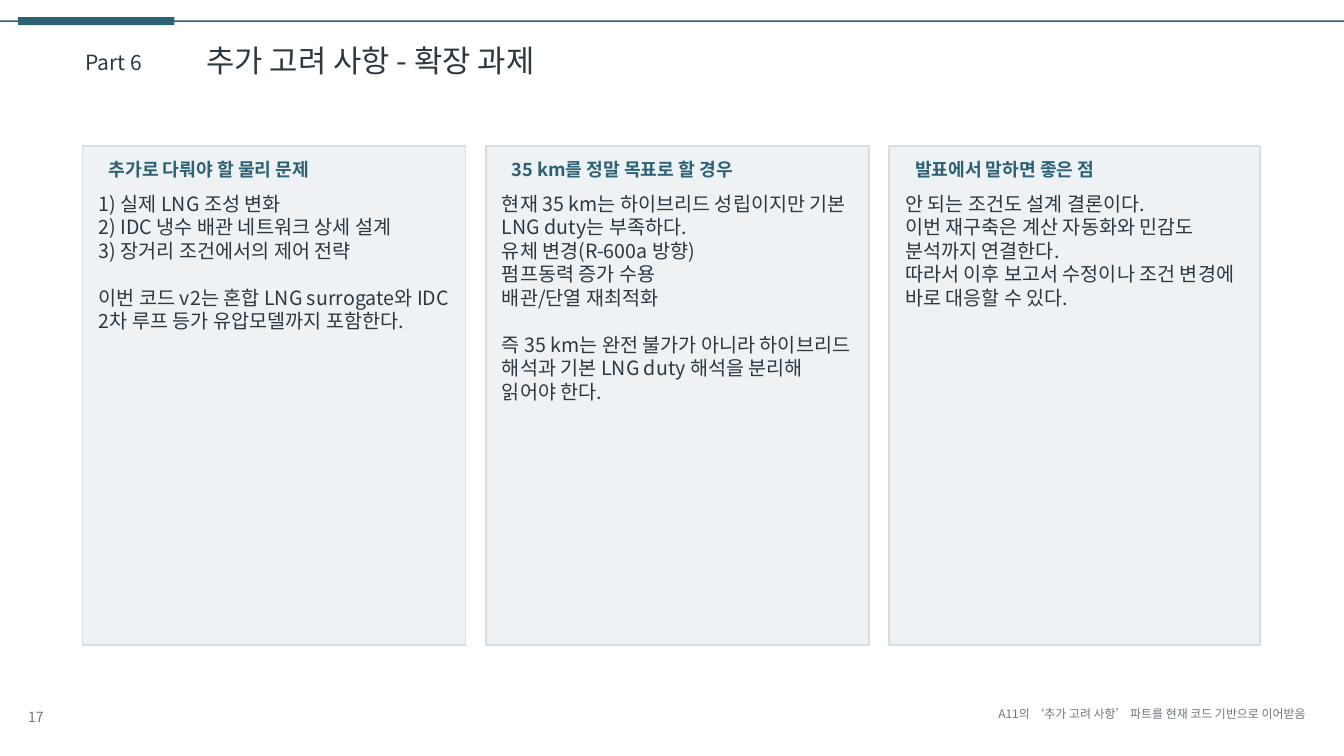
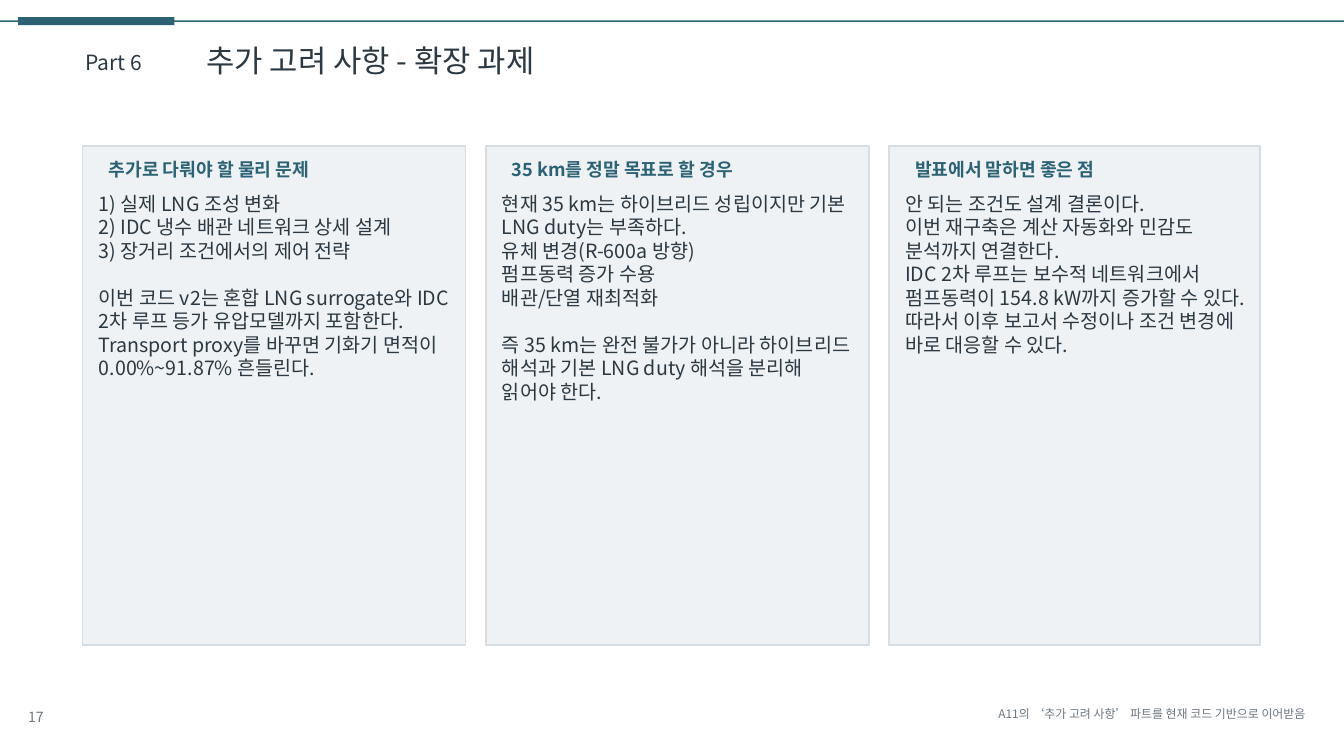
Before and after one commit to CuriousN006/lng-idc-design-study, a slide deck: slide 17 of deliverables/presentation_draft.pptx. Drawn at 1344x756 pixels with LibreOffice and Linux fonts; fonts in the diff are those of the drawing. Boxes give left, top, right and bottom in pixels: in the first picture for what was removed or moved away, otherwise in the second. Text is boxed around its words. In the diff, an @@ line names an element or a change of style, - is before the commit and + after.

```diff
--- a/deliverables/presentation_draft.pptx
+++ b/deliverables/presentation_draft.pptx
@@ text at box(905, 264, 1245, 307): paragraph added @@
+IDC 2차 루프는 보수적 네트워크에서 펌프동력이 154.8 kW까지 증가할 수 있다.
@@ text at box(99, 335, 437, 377): paragraph added @@
+Transport proxy를 바꾸면 기화기 면적이 0.00%~91.87% 흔들린다.
```
Also in this commit, not shown: 1 other slide changed, 15 other files.
